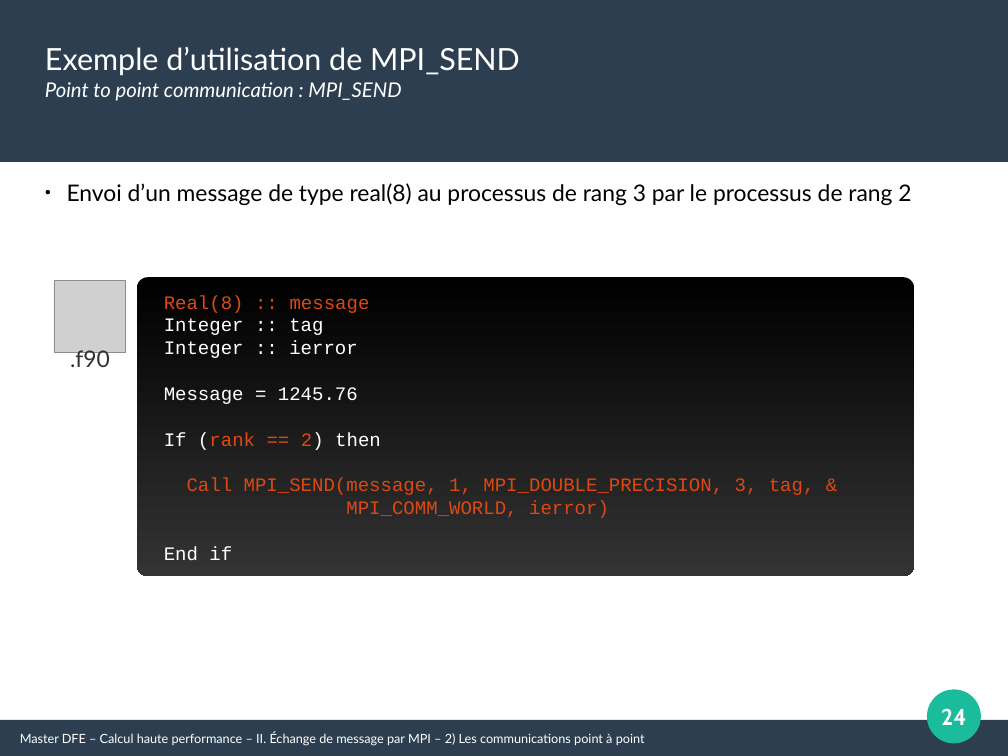
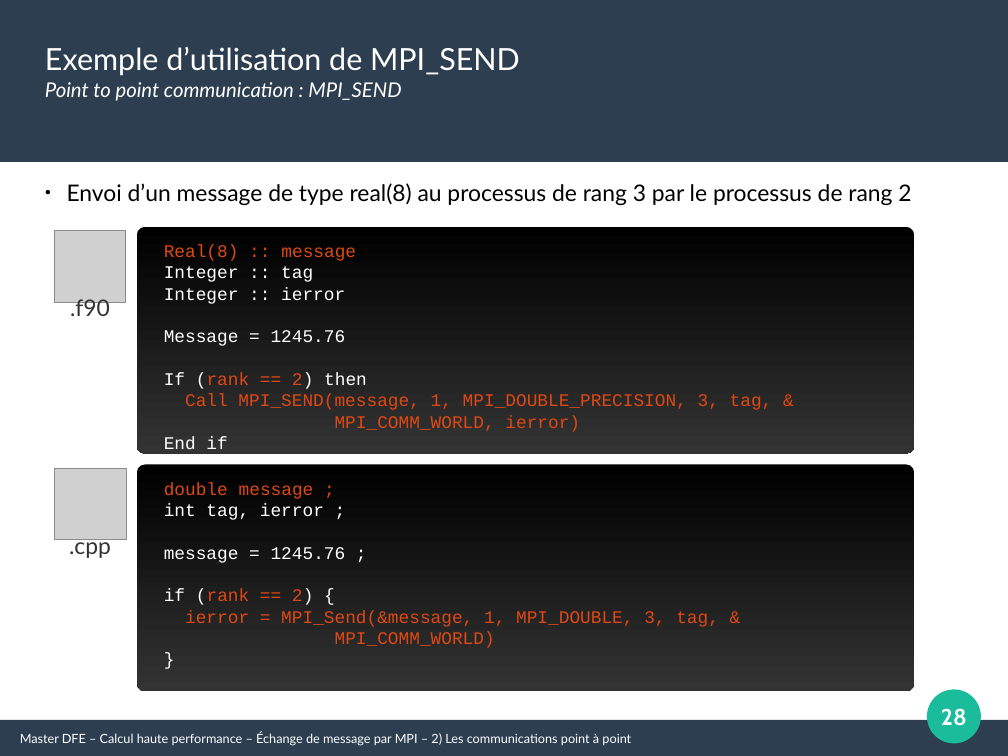
Before and after one commit to Maison-de-la-Simulation/HPC-DFE-Paris-Saclay, a slide deck: slide 28 of support/MPI.odp (slide 24 before the commit). Drawn at 1008x756 pixels with LibreOffice and Linux fonts; fonts in the diff are those of the drawing; grey boxes stand for pictures. Boxes give left, top, right and bottom in pixels: in the first picture for what was removed or moved away, otherwise in the second. Text is boxed around its words. In the diff, an @@ line names an element or a change of style, - is before the commit and + after.

```diff
--- a/support/MPI.odp
+++ b/support/MPI.odp
@@ picture: place and size @@
-picture at <box>54,281,126,353</box>
+picture at <box>54,231,126,303</box>
@@ rounded rectangle: place and size @@
-rounded rectangle at <box>137,277,915,576</box>
+rounded rectangle at <box>137,227,915,454</box>
@@ text "Real(8) :: message": place and size @@
-text "Real(8) :: message" at <box>164,295,815,561</box>
+text "Real(8) :: message" at <box>164,245,773,455</box>
@@ text "Real(8) :: message" at <box>164,245,773,455</box>: size 15 to 14 pt @@
@@ text ".f90": place and size @@
-text ".f90" at <box>70,347,110,367</box>
+text ".f90" at <box>70,299,110,316</box>
@@ picture added at <box>54,468,126,541</box> @@
@@ rounded rectangle added at <box>137,465,915,692</box>, fill gradient #000000 to #333333 @@
@@ text added at <box>164,482,719,648</box>, 14 pt, text #DD4814 @@
+double message ;
+int tag, ierror ;
+message = 1245.76 ;
+if (rank == 2) {
+ierror = MPI_Send(&message, 1, MPI_DOUBLE, 3, tag, &
+MPI_COMM_WORLD)
+}
@@ text added at <box>69,539,111,558</box>, 18 pt, text #333333 @@
+.cpp
@@ page number at <box>941,708,967,726</box>: text changed @@
-24
+28
@@ text at <box>20,732,631,746</box>: text changed @@
-Master DFE – Calcul haute performance – II. Échange de message par MPI – 2) Les communications point à point
+Master DFE – Calcul haute performance – Échange de message par MPI – 2) Les communications point à point
```
Also in this commit, not shown: 28 other slides changed, 7 slides added, 1 slide removed, 2 other files.
